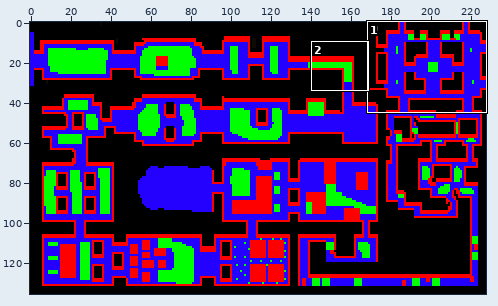
Sprite sheet, stored at data/map1_hit.png. Above, an overview of the earlier version with the close-up marked.
Close-up. Before:
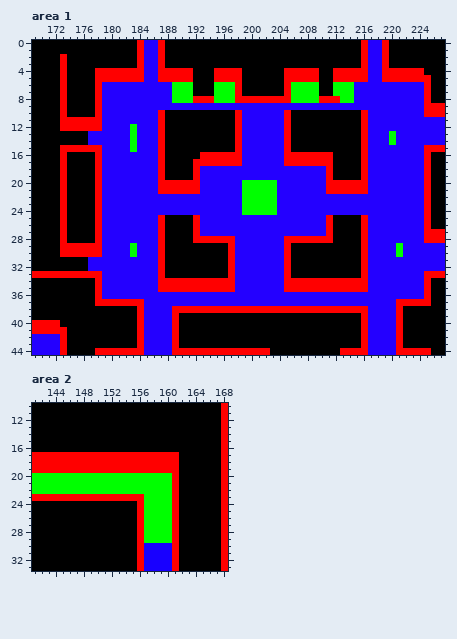
The file is 228x136 pixels. Colours within 5 levels of each other are drawn and written as one. Shown: area 1: x 169..227, y 0..44; area 2: x 141..168, y 10..33.
The result:
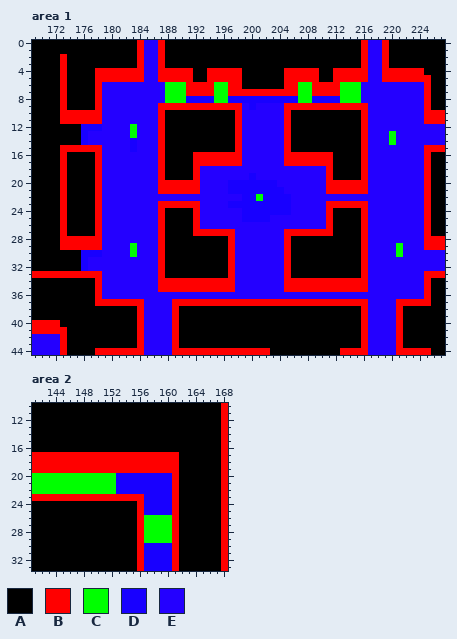
Palette (. is transparent): A #000000  B #ff0000  C #00ff00  D #1800ff  E #2400ff
Change:
Area 1:
Colour B gives way to colour A in row 9 at x 226 to 227; in row 12 at x 173 to 175; in row 27 at x 226 to 227; in row 28 at x 192 to 196 and 206 to 211; in row 30 at x 173 to 175; in row 38 at x 190 to 215.
Colour E gives way to colour A in row 24 at x 188 to 191 and 212 to 215.
Colour A gives way to colour B in rows 4 to 5 at x 194; in row 6 at x 192 to 194 and 210 to 211; in row 7 at x 192 to 194, 199 to 204 and 210 to 211; in row 10 at x 174 to 177; in row 16 at x 192; in row 28 at x 174 to 177.
Colour C gives way to colour B in rows 6 to 7 at x 191, 197, 206, 209 and 212.
Colour E gives way to colour B in row 9 at x 187 to 198 and 205 to 216; in row 11 at x 225 to 227; in row 23 at x 187 to 192 and 211 to 216; in row 24 at x 187, 192, 211 and 216; in row 27 at x 193 to 197 and 205 to 210; in row 29 at x 225 to 227.
Colour E gives way to colour B in row 37 at x 189 to 216.
Colour E gives way to colour C in rows 6 to 8 at x 188 and 215.
Colour A gives way to colour D in rows 13 to 14 at x 176; in rows 31 to 32 at x 176.
Colour B gives way to colour D in row 8 at x 192 to 194, 198 to 205 and 210 to 212; in row 12 at x 176 to 178; in row 30 at x 176 to 178.
Colour C gives way to colour D in row 8 at x 191, 197, 206 and 209; in rows 14 to 15 at x 183; in rows 20 to 21 at x 199 to 203; in row 22 at x 199 to 200 and 202 to 203; in rows 23 to 24 at x 199 to 203.
Colour E gives way to colour D in row 9 at x 200; in row 19 at x 200; in row 20 at x 197 to 198; in row 21 at x 197 to 198 and 204; in row 22 at x 204 to 205; in row 23 at x 197 to 198 and 204 to 205.
Colour E gives way to colour D in row 24 at x 204 to 205; in row 25 at x 199 to 202.
Area 2:
Colour C gives way to colour D in rows 20 to 22 at x 153 to 160; in rows 23 to 25 at x 157 to 160.
